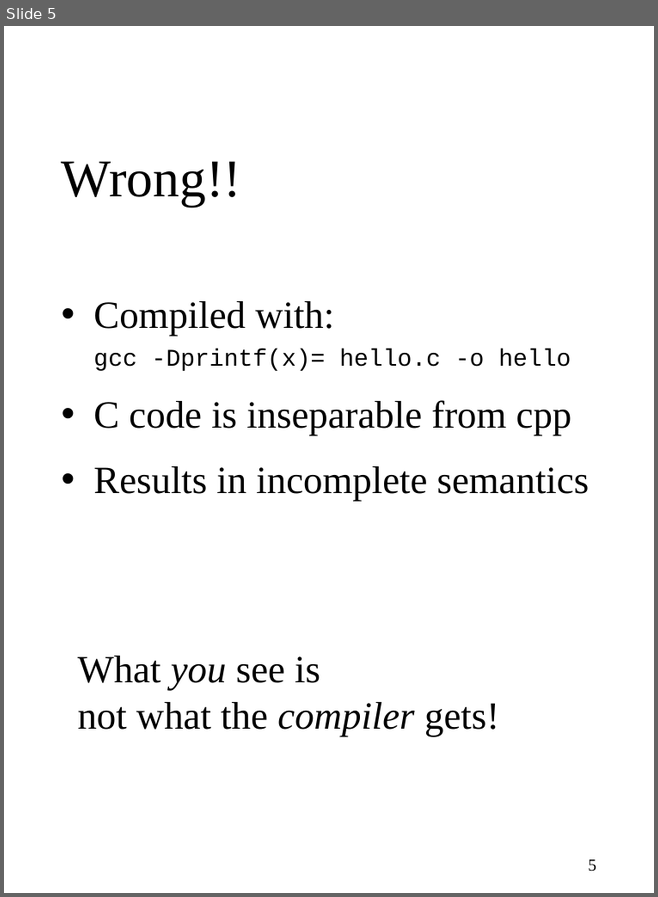
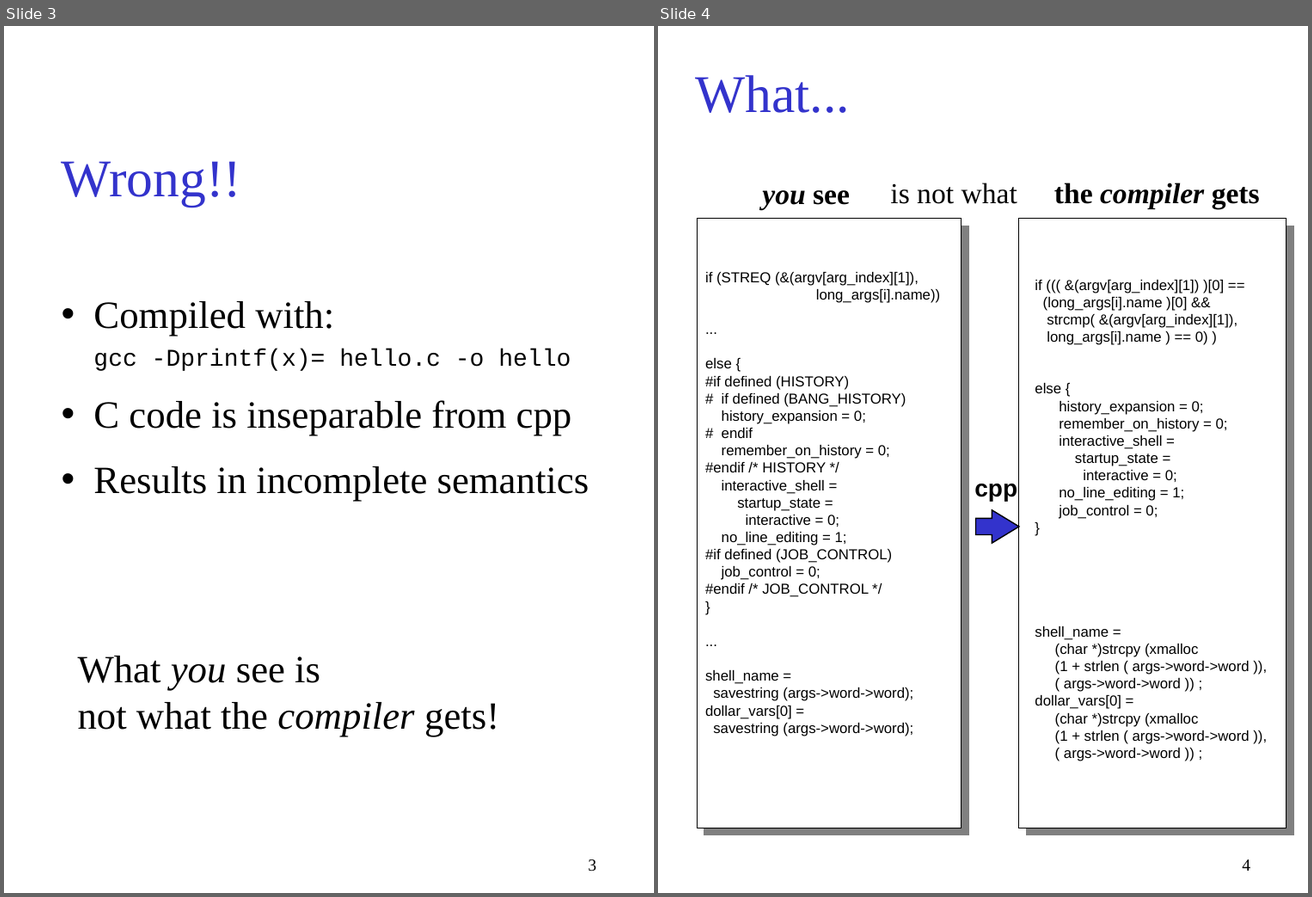
Before and after one commit to gjbadros/empirical_macros, a slide deck: cpp/paper/pcp3.ppt. Shown side by side, each under a label of ours: slide 5 before the commit, slides 3 and 4 after it. The pictures are 658x897 and 1312x897 pixels, drawn with LibreOffice and Linux fonts; fonts in the diff are those of the drawing. Boxes give left, top, right and bottom in pixels: in the first picture for what was removed or moved away, otherwise in the second. Text is boxed around its words. In the diff, an @@ line names an element or a change of style, - is before the commit and + after.

```diff
--- a/cpp/paper/pcp3.ppt
+++ b/cpp/paper/pcp3.ppt
@@ slide 4 added at (x1=658, y1=26, x2=1308, y2=893), background #FFFFFF @@
@@ title added at (x1=696, y1=75, x2=850, y2=113), 44 pt, text #3333CC @@
+What...
@@ text added at (x1=762, y1=190, x2=850, y2=210), 24 pt, text #000000, bold, italic @@
+you see
@@ text added at (x1=890, y1=183, x2=1017, y2=204), 24 pt, text #000000 @@
+is not what
@@ text added at (x1=1054, y1=183, x2=1260, y2=209), 24 pt, text #000000, bold, italic @@
+the compiler gets
@@ rectangle added at (x1=697, y1=219, x2=962, y2=828), fill #FFFFFF, outline #000000 0.74 pt @@
@@ rectangle added at (x1=1019, y1=219, x2=1287, y2=828), fill #FFFFFF, outline #000000 0.74 pt @@
@@ text added at (x1=705, y1=272, x2=940, y2=736), 12 pt, text #000000 @@
+if (STREQ (&(argv[arg_index][1]),
+long_args[i].name))
+...
+else {
+#if defined (HISTORY)
+# if defined (BANG_HISTORY)
+history_expansion = 0;
+# endif
+remember_on_history = 0;
+#endif /* HISTORY */
+interactive_shell =
+startup_state =
+interactive = 0;
+no_line_editing = 1;
+#if defined (JOB_CONTROL)
+job_control = 0;
+#endif /* JOB_CONTROL */
+}
+...
+shell_name =
+savestring (args->word->word);
+dollar_vars[0] =
+savestring (args->word->word);
@@ text added at (x1=1035, y1=280, x2=1250, y2=761), 12 pt, text #000000 @@
+if ((( &(argv[arg_index][1]) )[0] ==
+(long_args[i].name )[0] &&
+strcmp( &(argv[arg_index][1]),
+long_args[i].name ) == 0) )
+else {
+history_expansion = 0;
+remember_on_history = 0;
+interactive_shell =
+startup_state =
+interactive = 0;
+no_line_editing = 1;
+job_control = 0;
+}
+shell_name =
+(char *)strcpy (xmalloc
+(1 + strlen ( args->word->word )),
+( args->word->word )) ;
+dollar_vars[0] =
+(char *)strcpy (xmalloc
+(1 + strlen ( args->word->word )),
+( args->word->word )) ;
@@ text added at (x1=974, y1=484, x2=1017, y2=501), 20 pt, text #000000, bold @@
+cpp
@@ right arrow added at (x1=976, y1=509, x2=1019, y2=543), fill #3333CC, outline #000000 0.99 pt @@
@@ page number added at (x1=1242, y1=859, x2=1251, y2=871), 14 pt, text #000000 @@
+4
@@ what was slide 5 is now slide 3 @@
@@ slide 3 changed as well @@
@@ title "Wrong!!" at (x1=62, y1=161, x2=242, y2=206): text colour #000000 to #3333CC @@
@@ page number at (x1=588, y1=859, x2=597, y2=871): text changed @@
-5
+3
```
Also in this commit, not shown: 30 other slides changed, 3 other slides added, 5 slides removed.
